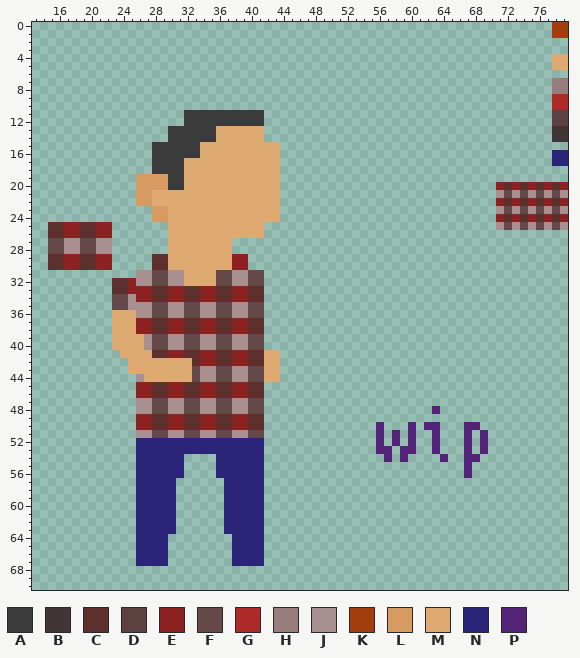
File history of a sprite sheet, games/unnamedGame/res/img/larryjr.png. That is the earlier state.
The file is 80x80 pixels. Colours within 5 levels of each other are drawn and written as one. Shown: x 13..79, y 0..70.
Palette (. is transparent): A #3b3b3b  B #413535  C #5d2f2d  D #5d4140  E #8b2221  F #644948  G #ad2a28  H #997d7d  J #a99090  K #a33d0e  L #d79a61  M #deaa71  N #2b2377  P #522377
After the commit:
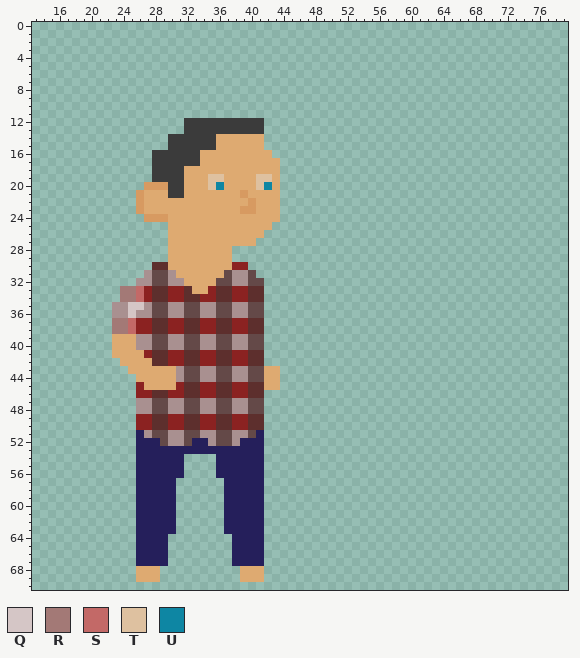
Colours new in this view: Q #d5c6c6  R #a37976  S #c36967  T #dec1a0  U #0e86a3
The exact change:
colour N: #2b2377 -> #251f5b
Changed rows in their new state; - is a pixel that keeps its letter.
first column x 15:
 0 ---------------------------------------------------------------..
 1 ---------------------------------------------------------------..
 4 ---------------------------------------------------------------..
 5 ---------------------------------------------------------------..
 7 ---------------------------------------------------------------..
 8 ---------------------------------------------------------------..
 9 ---------------------------------------------------------------..
10 ---------------------------------------------------------------..
11 -----------------..........------------------------------------..
12 ---------------------------------------------------------------..
13 ---------------..----AAAAAA------------------------------------..
14 ---------------------------------------------------------------..
15 -------------..----AA------..------------------------------------
16 ----------------------------.----------------------------------..
17 -----------------AA--------------------------------------------..
19 -----------..AA-----TT----TT-------------------------------------
20 -----------.--------TU----TU----------------------------.........
21 ------------M--AA-------L-------------------------------.........
22 ------------M------------L------------------------------.........
23 -----------LMMM---------LL------------------------------.........
24 ------------L-------------------------------------------.........
25 ........-------------------M----------------------------.........
26 ........---------------------------------------------------------
27 ........---------------MMM---------------------------------------
28 ........---------------------------------------------------------
29 ........-----..--------..----------------------------------------
30 ........---------------------------------------------------------
31 -----------.----M----M----.--------------------------------------
32 --------...------------------------------------------------------
33 --------.RRS------MM---------------------------------------------
34 --------.RRS-----------------------------------------------------
35 --------JJQQ-----------------------------------------------------
36 --------JJQ------------------------------------------------------
37 --------RRS------------------------------------------------------
38 --------RRS------------------------------------------------------
39 -----------J-----------------------------------------------------
40 -----------J-----------------------------------------------------
41 --------M---E--------------..------------------------------------
42 ---------M---CCEEC---------..------------------------------------
43 ----------------JF-----------------------------------------------
44 -----------M----JF-----------------------------------------------
45 ------------MMMM-----------MM------------------------------------
48 ------------------------------------------------.----------------
50 -----------------------------------------.---.-..---..-----------
51 -----------N--------------N--------------.-.-.--.---.-.----------
52 --------------FJJF--JFFJ-----------------.-.-.--.---.-.----------
53 -----------------------------------------..-..--.---.-.----------
54 ------------------------------------------.-.----.--..-----------
55 ----------------------------------------------------.------------
56 ----------------------------------------------------.------------
first column x 26:
68 MMM----------MMM
69 MMM----------MMM
